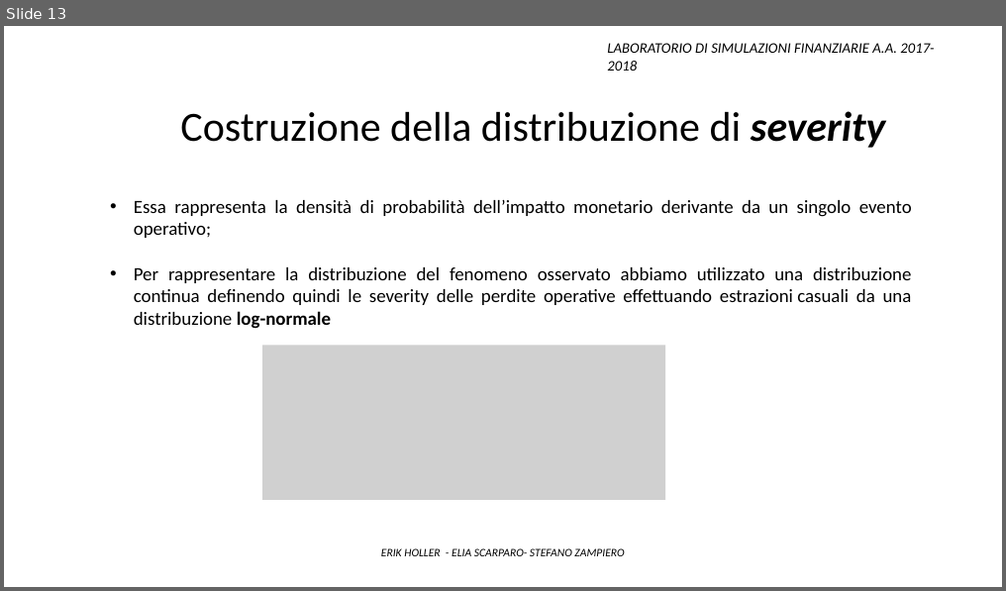
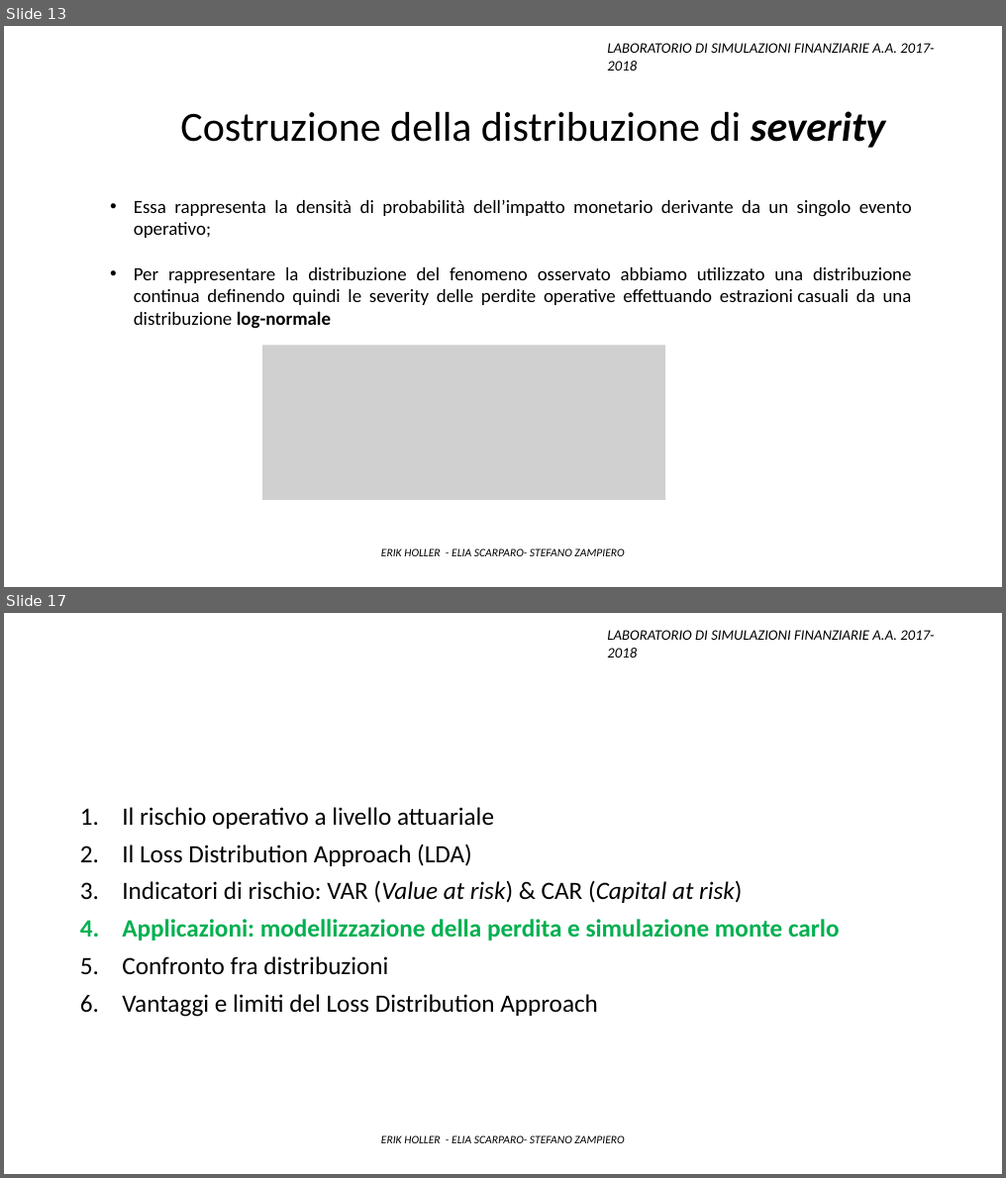
Before and after one commit to Stegirsanov/Laboratorio-di-simulazioni-finanziarie-project, a slide deck: Presentazione_finale.pptx. Shown one above the other, each under a label of ours: slide 13 before the commit, slides 13 and 17 after it; the slides between them are not shown. The pictures are 1006x591 and 1006x1178 pixels, drawn with LibreOffice and Linux fonts; fonts in the diff are those of the drawing; grey boxes stand for pictures. Boxes give left, top, right and bottom in pixels: in the first picture for what was removed or moved away, otherwise in the second. Text is boxed around its words. In the diff, an @@ line names an element or a change of style, - is before the commit and + after.

```diff
--- a/Presentazione_finale.pptx
+++ b/Presentazione_finale.pptx
@@ slide 17 added at (4,613,1002,1174), background #FFFFFF @@
@@ text added at (607,630,934,658), 14 pt, text #000000, italic @@
+LABORATORIO DI SIMULAZIONI FINANZIARIE A.A. 2017-2018
@@ text added at (122,807,839,1017), 24 pt, text #000000 @@
+1. Il rischio operativo a livello attuariale
+2. Il Loss Distribution Approach (LDA)
+3. Indicatori di rischio: VAR (Value at risk) & CAR (Capital at risk)
+4. Applicazioni: modellizzazione della perdita e simulazione monte carlo
+5. Confronto fra distribuzioni
+6. Vantaggi e limiti del Loss Distribution Approach
@@ text added at (381,1136,624,1144), 11 pt, text #000000, italic @@
+ERIK HOLLER - ELIA SCARPARO- STEFANO ZAMPIERO
```
Also in this commit, not shown: 16 slides changed, 5 other slides added, 2 slides removed, 3 other files.
